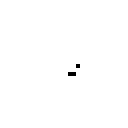
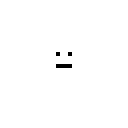
Layer changes from the first 128x128 image to the second:
hid "Layer 3 copy 7", painted on it over [56, 52, 80, 76]
showed "Layer 2" over [56, 52, 80, 76]
